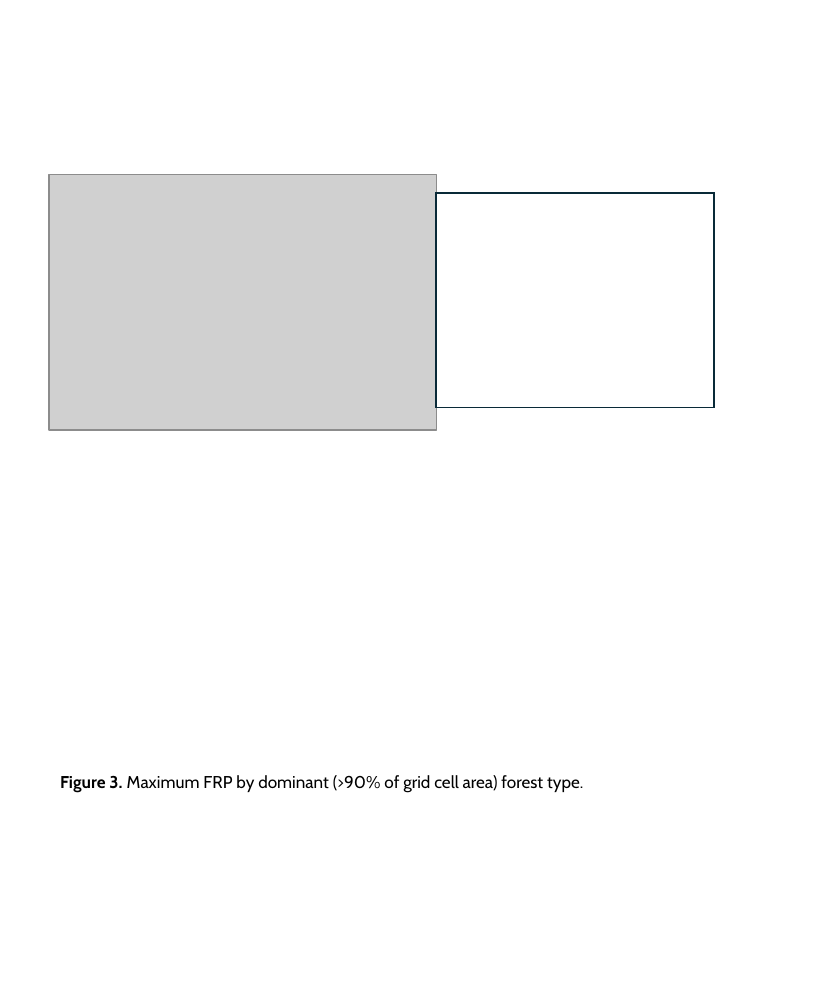
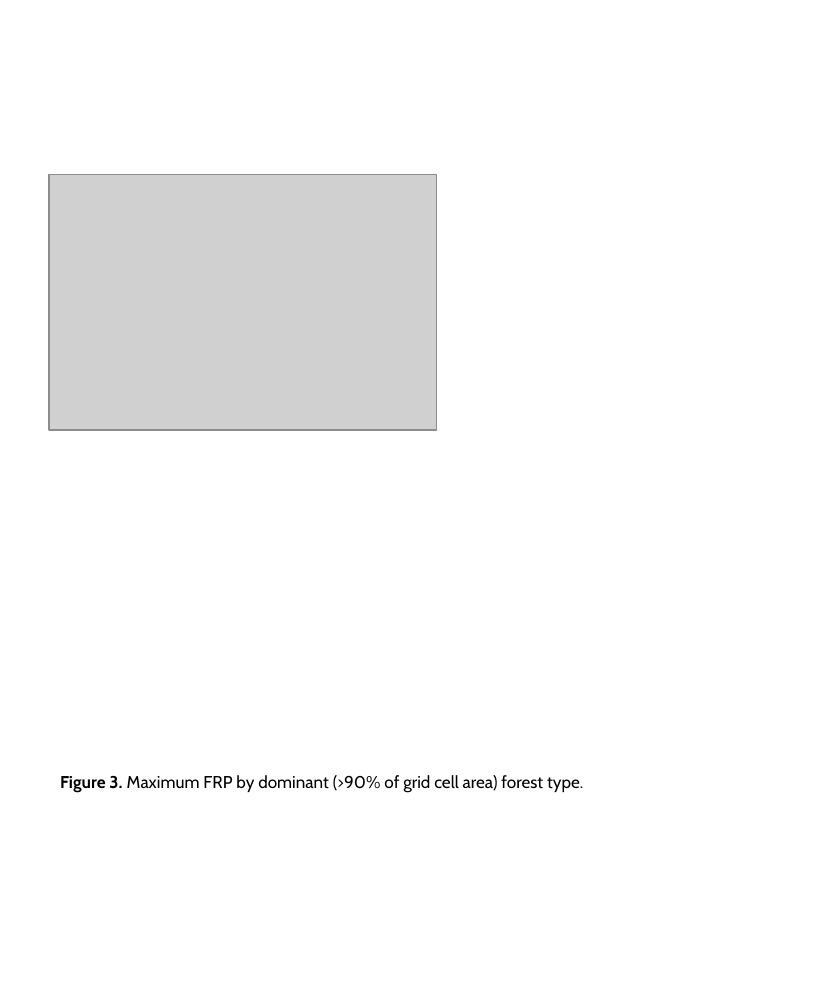
Before and after one commit to natshoff/aspen-fire-fork, a slide deck: slide 3 of Aim2/figures/figure_arrangement.pptx. Drawn at 840x1008 pixels with LibreOffice and Linux fonts; fonts in the diff are those of the drawing; grey boxes stand for pictures. Boxes give left, top, right and bottom in pixels: in the first picture for what was removed or moved away, otherwise in the second. Text is boxed around its words. In the diff, an @@ line names an element or a change of style, - is before the commit and + after.

```diff
--- a/Aim2/figures/figure_arrangement.pptx
+++ b/Aim2/figures/figure_arrangement.pptx
@@ rectangle removed at box(437, 193, 715, 407) @@
```
Also in this commit, not shown: 5 other files.
